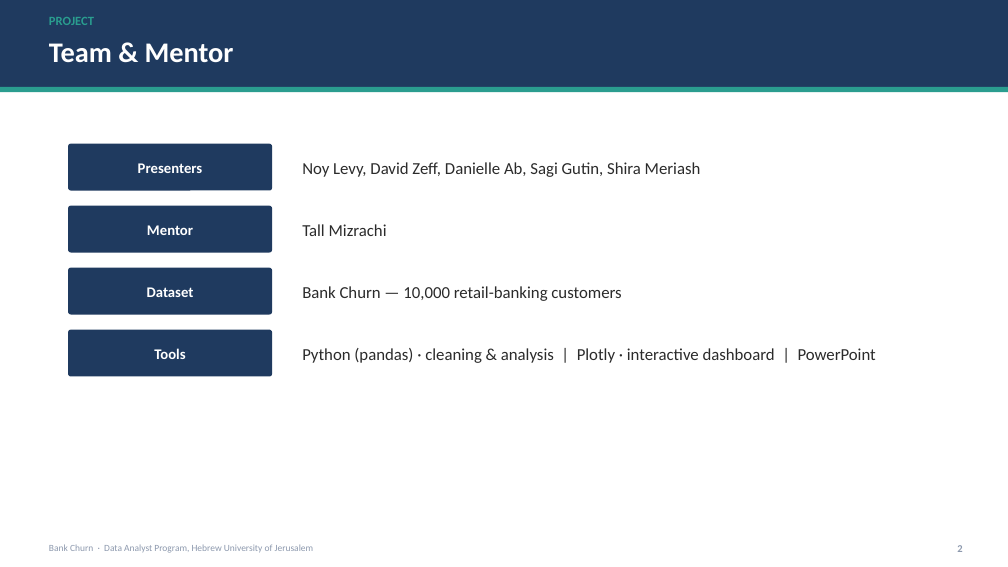
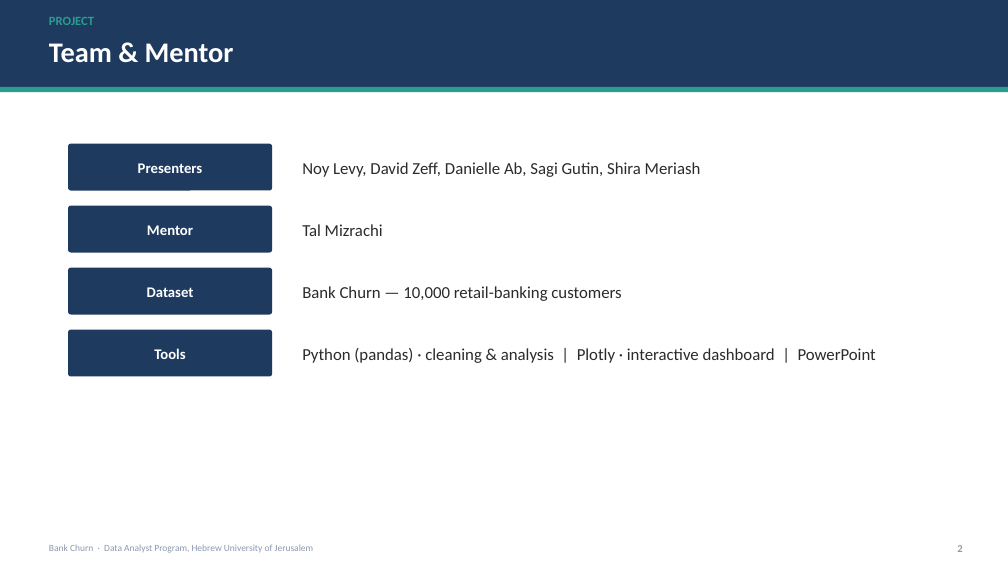
Before and after one commit to DavidZeff1/bank-churn, a slide deck: slide 2 of deliverables/Bank_Churn_Analysis.pptx. Drawn at 1008x567 pixels with LibreOffice and Linux fonts; fonts in the diff are those of the drawing. Boxes give left, top, right and bottom in pixels: in the first picture for what was removed or moved away, otherwise in the second. Text is boxed around its words. In the diff, an @@ line names an element or a change of style, - is before the commit and + after.

```diff
--- a/deliverables/Bank_Churn_Analysis.pptx
+++ b/deliverables/Bank_Churn_Analysis.pptx
@@ text at [302,224,383,236]: text changed @@
-Tall Mizrachi
+Tal Mizrachi
```
Also in this commit, not shown: 3 other files.
